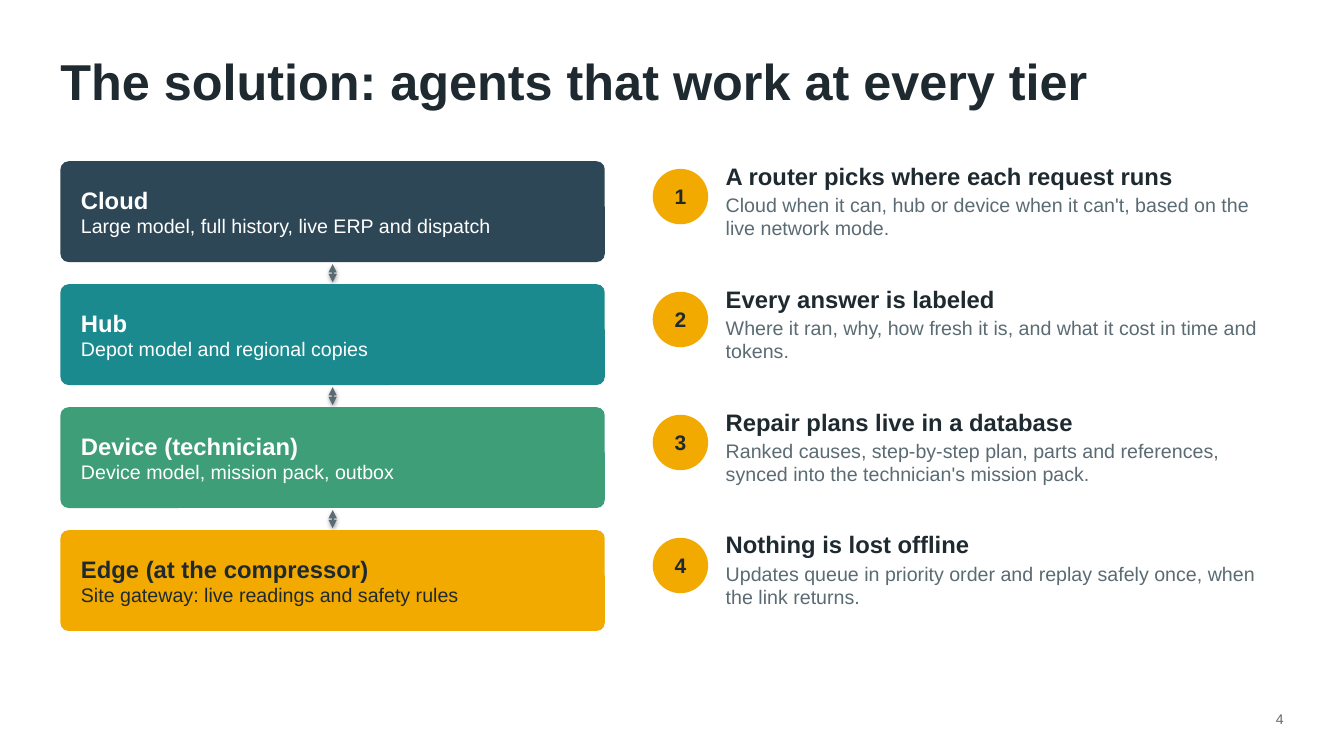
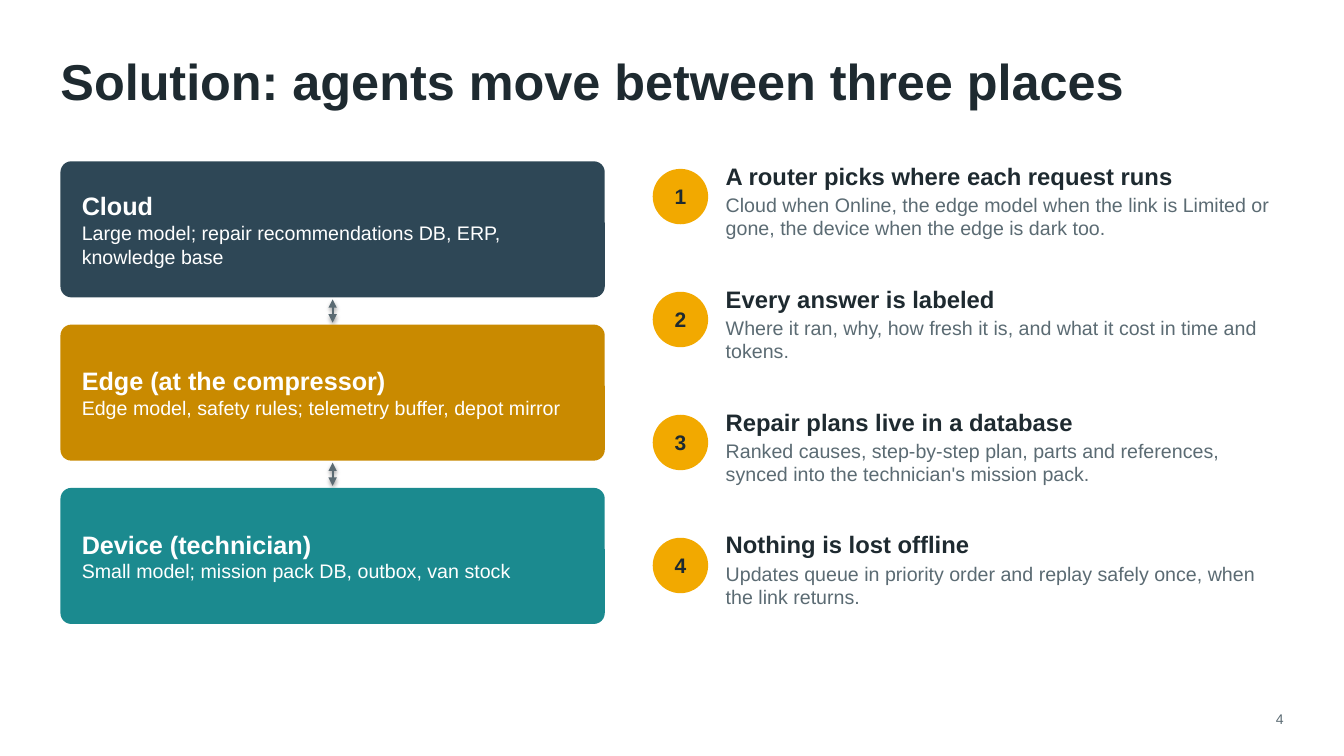
Before and after one commit to chandra50/hybrid-ai-service, a slide deck: slide 4 of docs/hybrid-ai-brief.pptx. Drawn at 1344x756 pixels with LibreOffice and Linux fonts; fonts in the diff are those of the drawing. Boxes give left, top, right and bottom in pixels: in the first picture for what was removed or moved away, otherwise in the second. Text is boxed around its words. In the diff, an @@ line names an element or a change of style, - is before the commit and + after.

```diff
--- a/docs/hybrid-ai-brief.pptx
+++ b/docs/hybrid-ai-brief.pptx
@@ title at <box>60,63,1124,110</box>: text changed @@
-The solution: agents that work at every tier
+Solution: agents move between three places
@@ rounded rectangle "Cloud": place and size @@
-rounded rectangle "Cloud" at <box>60,161,605,262</box>
+rounded rectangle "Cloud" at <box>60,161,605,297</box>
@@ text in rounded rectangle at <box>82,196,153,216</box>: size 17 to 18 pt in "Cloud" @@
@@ text at <box>726,198,1268,239</box>: text changed @@
-Cloud when it can, hub or device when it can't, based on the live network mode.
+Cloud when Online, the edge model when the link is Limited or gone, the device when the edge is dark too.
@@ text in rounded rectangle at <box>82,225,500,268</box>: text changed @@
-Large model, full history, live ERP and dispatch
+Large model; repair recommendations DB, ERP, knowledge base
@@ rounded rectangle removed at <box>60,284,605,385</box> @@
-Hub
-Depot model and regional copies
@@ double arrow moved from (333, 264) - (333, 282) to (333, 299) - (333, 323) @@
@@ rounded rectangle added at <box>60,325,605,461</box>, fill #C98A00, 14 pt, text #FFFFFF @@
+Edge (at the compressor)
+Edge model, safety rules; telemetry buffer, depot mirror
@@ double arrow removed from (333, 387) to (333, 405) @@
@@ double arrow moved from (333, 510) - (333, 528) to (333, 463) - (333, 486) @@
@@ rounded rectangle "Device (technician)": place and size @@
-rounded rectangle "Device (technician)" at <box>60,407,605,508</box>
+rounded rectangle "Device (technician)" at <box>60,488,605,624</box>
@@ rounded rectangle "Device (technician)" at <box>60,488,605,624</box>: fill #3E9E77 to #1B8A8F @@
@@ rounded rectangle removed at <box>60,530,605,631</box> @@
-Edge (at the compressor)
-Site gateway: live readings and safety rules
@@ text in rounded rectangle at <box>82,535,311,559</box>: size 17 to 18 pt in "Device (technician)" @@
@@ text in rounded rectangle at <box>82,563,511,582</box>: text changed @@
-Device model, mission pack, outbox
+Small model; mission pack DB, outbox, van stock
```
Also in this commit, not shown: 5 other slides changed, 21 other files.
